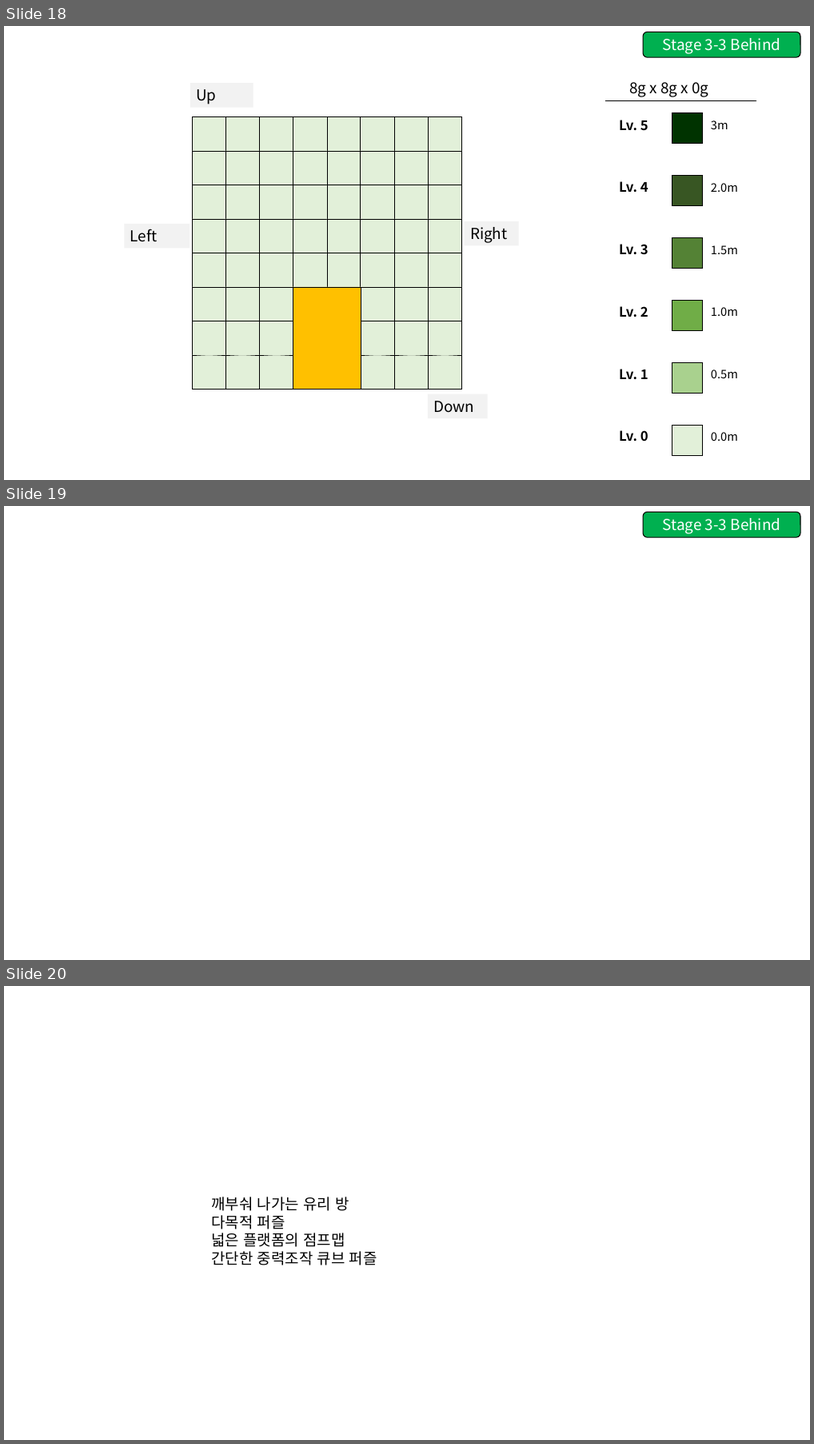
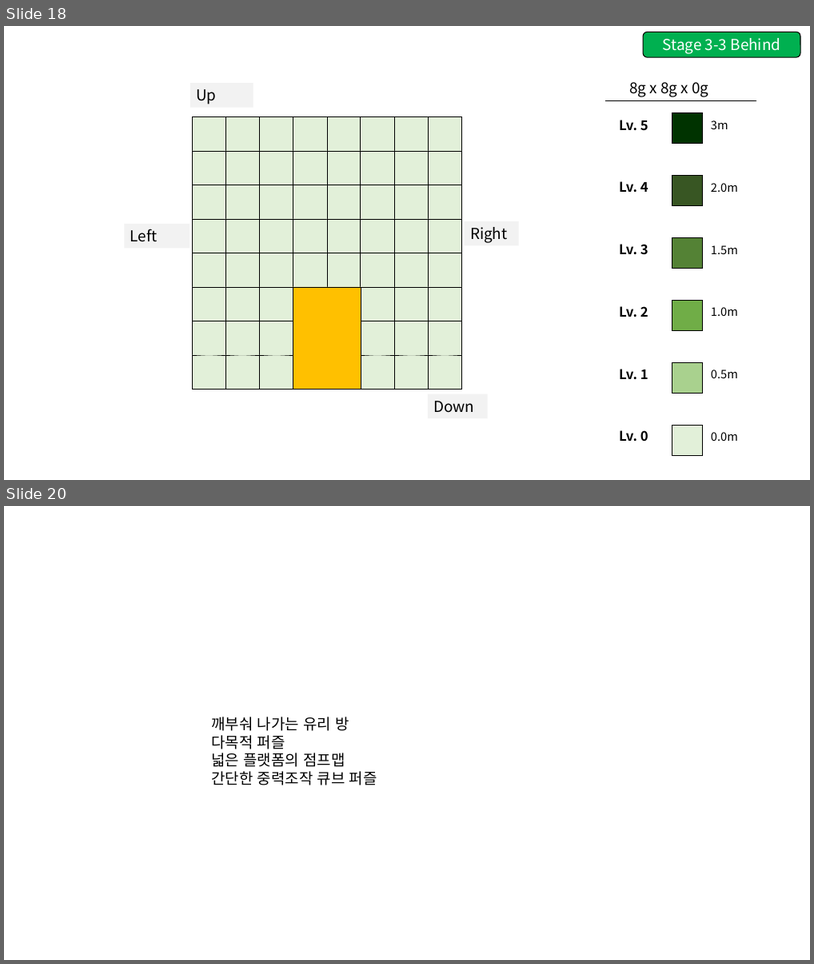
Before and after one commit to GGMGangsterHamster/GangsterHamster, a slide deck: Documents/Gravito_Stage.pptx. Shown one above the other, each under a label of ours: slides 18, 19 and 20 before the commit, slides 18 and 20 after it; the slides between them are not shown. The pictures are 814x1444 and 814x964 pixels, drawn with LibreOffice and Linux fonts; fonts in the diff are those of the drawing. Boxes give left, top, right and bottom in pixels: in the first picture for what was removed or moved away, otherwise in the second. Text is boxed around its words. In the diff, an @@ line names an element or a change of style, - is before the commit and + after.

```diff
--- a/Documents/Gravito_Stage.pptx
+++ b/Documents/Gravito_Stage.pptx
@@ slide 19 removed at box(4, 506, 810, 960), background #FFFFFF @@
@@ rounded rectangle removed at box(643, 512, 802, 537) @@
-Stage 3-3 Behind
```
Also in this commit, not shown: 1 slide added.
